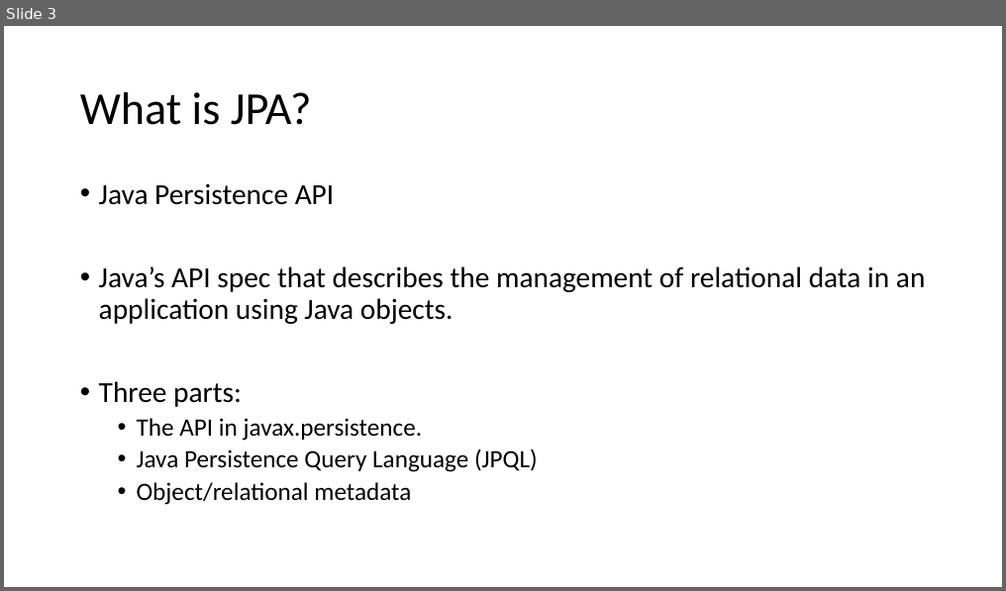
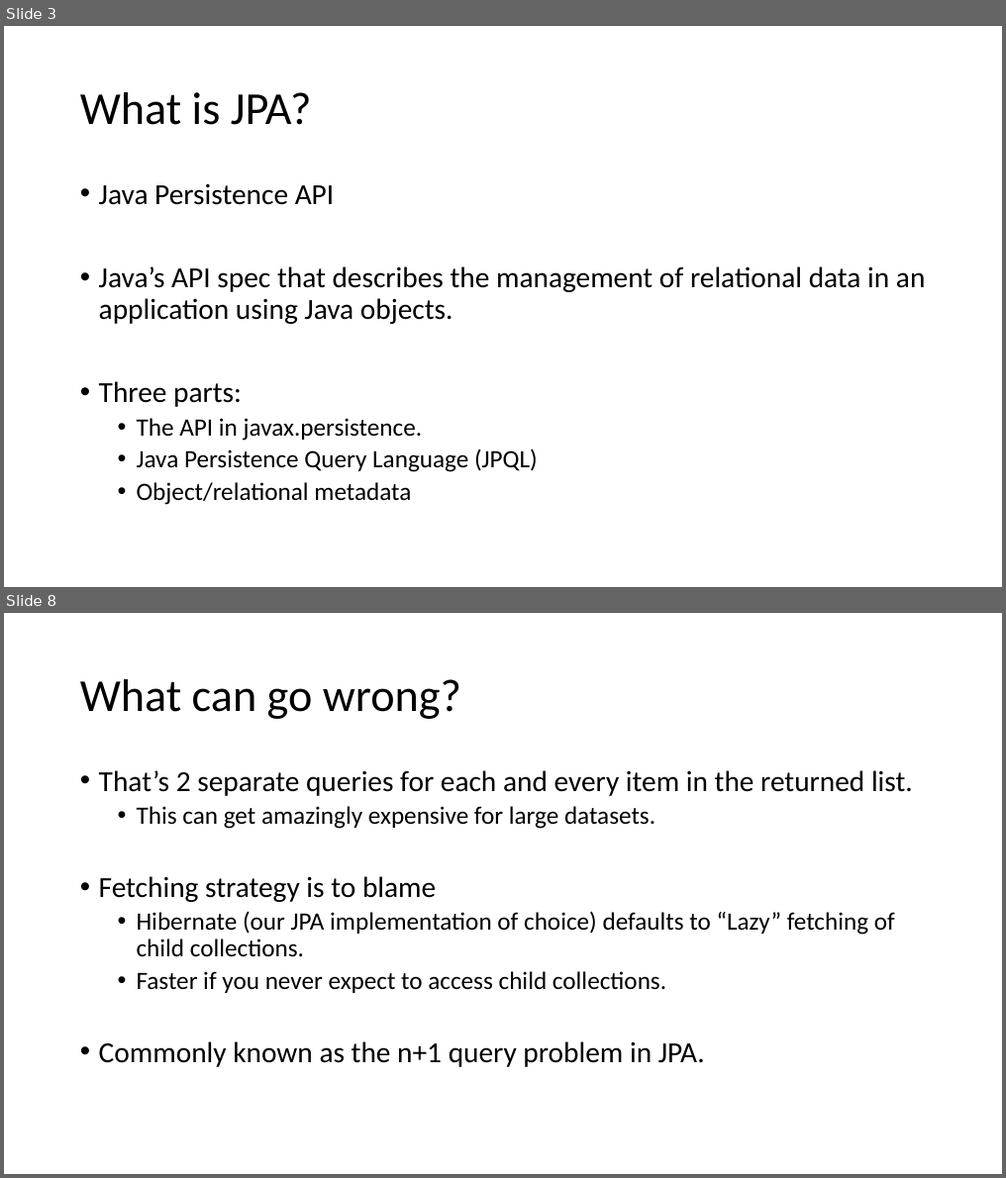
Before and after one commit to sfaria/jpa-demo, a slide deck: JPA-JPQL Query Performance.pptx. Shown one above the other, each under a label of ours: slide 3 before the commit, slides 3 and 8 after it; the slides between them are not shown. The pictures are 1006x591 and 1006x1178 pixels, drawn with LibreOffice and Linux fonts; fonts in the diff are those of the drawing. Boxes give left, top, right and bottom in pixels: in the first picture for what was removed or moved away, otherwise in the second. Text is boxed around its words. In the diff, an @@ line names an element or a change of style, - is before the commit and + after.

```diff
--- a/JPA-JPQL Query Performance.pptx
+++ b/JPA-JPQL Query Performance.pptx
@@ slide 8 added at <box>4,613,1002,1174</box>, background #FFFFFF @@
@@ title added at <box>80,679,461,719</box>, 44 pt, text #000000 @@
+What can go wrong?
@@ text added at <box>99,770,913,1067</box>, 24 pt, text #000000 @@
+• That’s 2 separate queries for each and every item in the returned list.
+  • This can get amazingly expensive for large datasets.
+• Fetching strategy is to blame
+  • Hibernate (our JPA implementation of choice) defaults to “Lazy” fetching of child collections.
+  • Faster if you never expect to access child collections.
+• Commonly known as the n+1 query problem in JPA.
```
Also in this commit, not shown: 3 slides changed, 11 other slides added, 3 slides removed.
